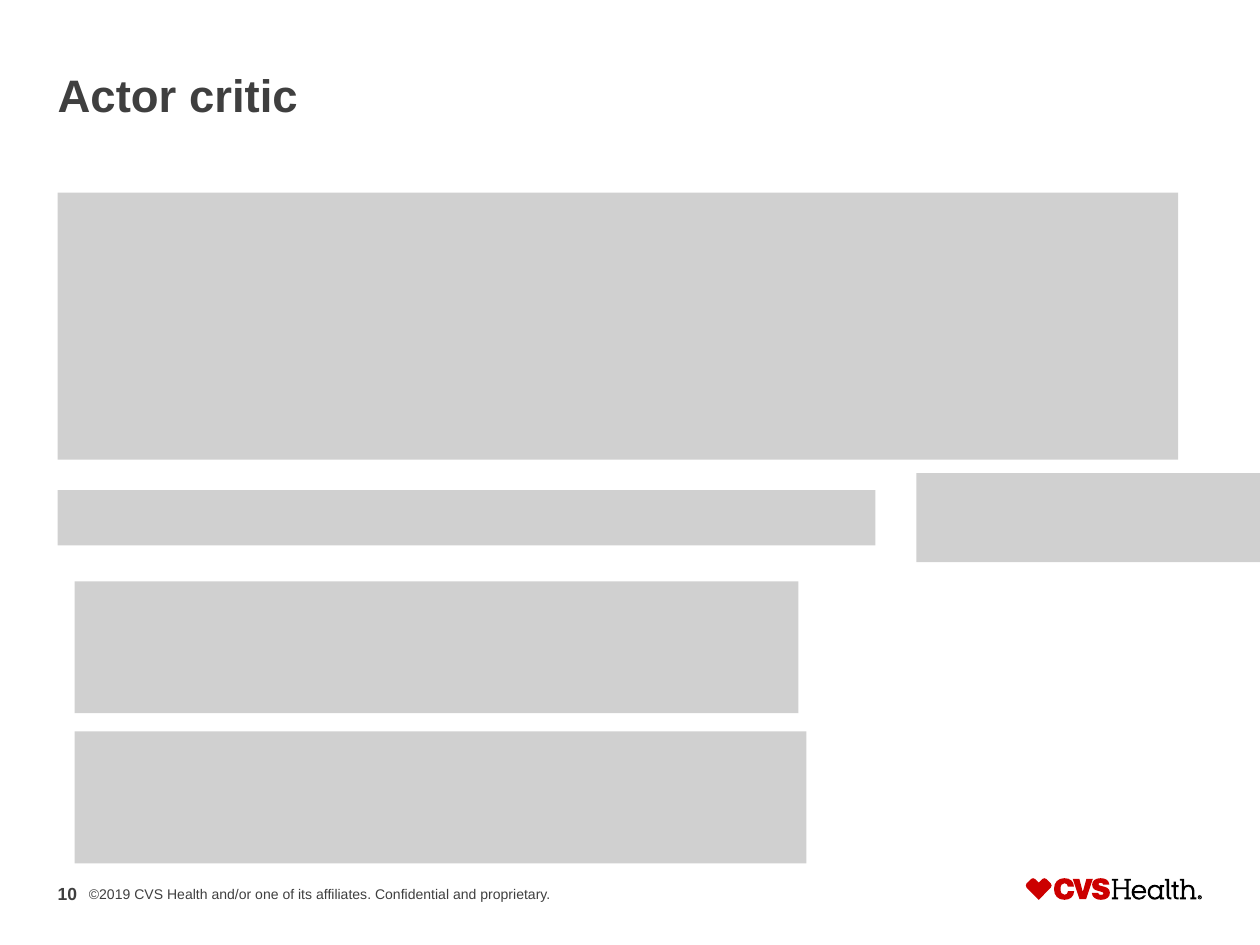
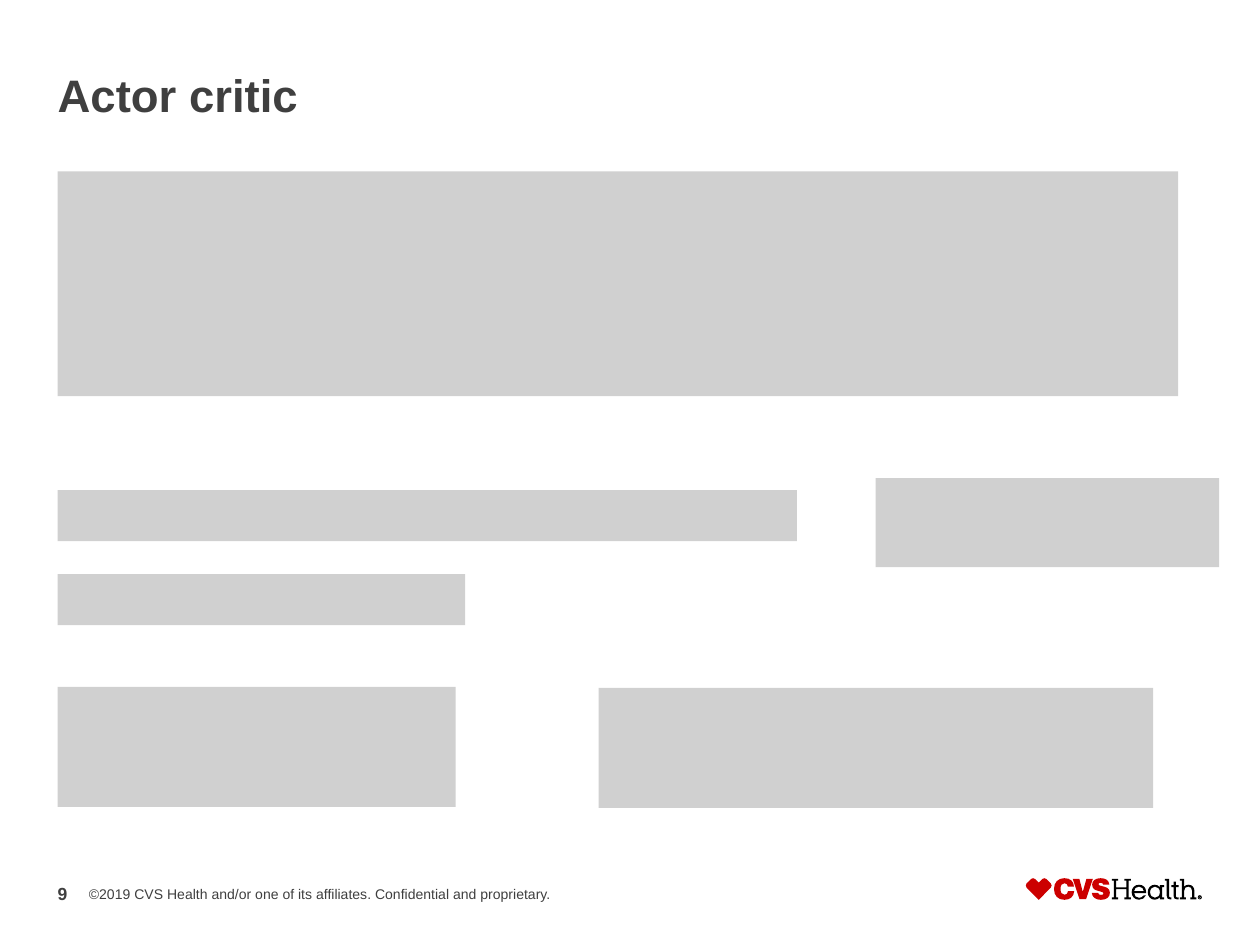
Before and after one commit to CJinny/RL_uplift, a slide deck: slide 9 of RL_uplift.pptx (slide 10 before the commit). Drawn at 1260x945 pixels with LibreOffice and Linux fonts; fonts in the diff are those of the drawing; grey boxes stand for pictures. Boxes give left, top, right and bottom in pixels: in the first picture for what was removed or moved away, otherwise in the second. Text is boxed around its words. In the diff, an @@ line names an element or a change of style, - is before the commit and + after.

```diff
--- a/RL_uplift.pptx
+++ b/RL_uplift.pptx
@@ picture: place and size @@
-picture at <box>58,193,1178,460</box>
+picture at <box>58,171,1178,396</box>
@@ picture: place and size @@
-picture at <box>916,474,1260,563</box>
+picture at <box>876,478,1220,567</box>
@@ picture: place and size @@
-picture at <box>58,490,876,546</box>
+picture at <box>58,490,798,541</box>
@@ picture added at <box>58,575,465,625</box> @@
@@ picture removed at <box>74,581,798,713</box> @@
@@ picture added at <box>58,687,456,806</box> @@
@@ picture added at <box>598,688,1153,808</box> @@
@@ picture removed at <box>74,731,806,863</box> @@
@@ page number at <box>58,888,68,900</box>: text changed @@
-10
+9
```
Also in this commit, not shown: 8 other slides changed.
